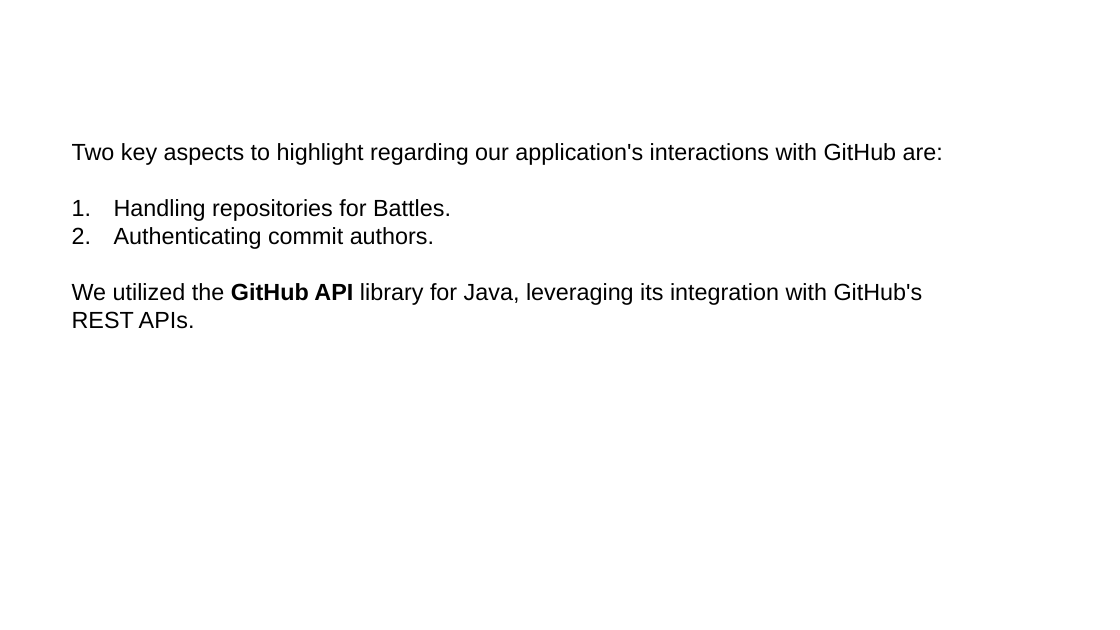
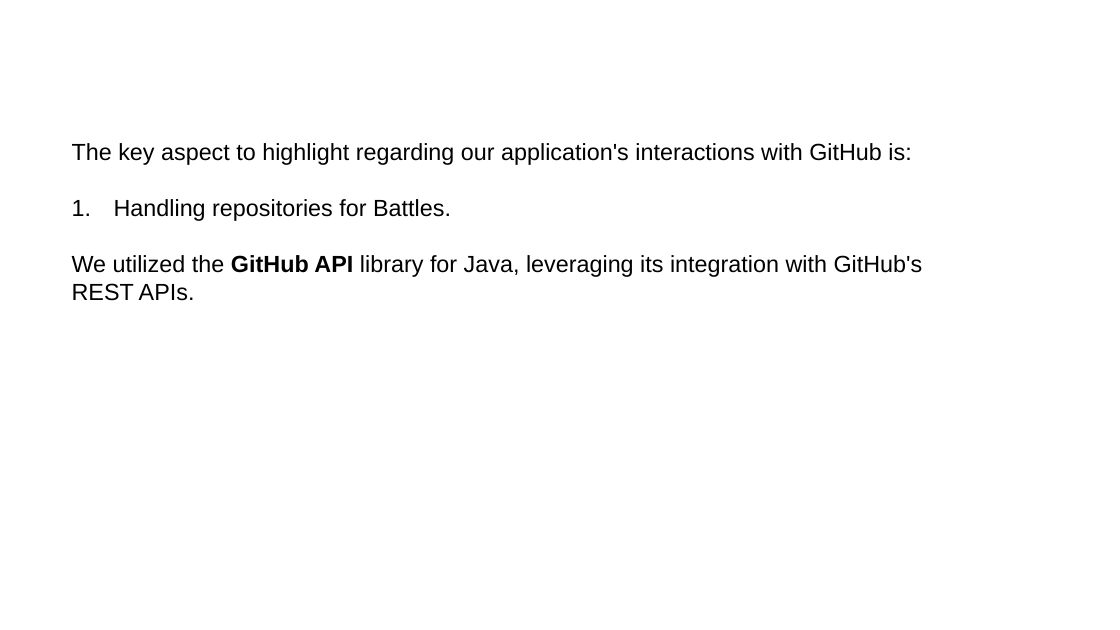
Before and after one commit to peetceenatoo/software-lifecycle, a slide deck: slide 17 of Slides/Slides.pptx. Drawn at 1120x630 pixels with LibreOffice and Linux fonts; fonts in the diff are those of the drawing; background and template pictures are left out. Boxes give left, top, right and bottom in pixels: in the first picture for what was removed or moved away, otherwise in the second. Text is boxed around its words. In the diff, an @@ line names an element or a change of style, - is before the commit and + after.

Commit message:
final commit with slides

```diff
--- a/Slides/Slides.pptx
+++ b/Slides/Slides.pptx
@@ text at [72,143,911,165]: text changed @@
-Two key aspects to highlight regarding our application's interactions with GitHub are:
+The key aspect to highlight regarding our application's interactions with GitHub is:
@@ text at [114,227,434,249]: paragraph removed @@
-2. Authenticating commit authors.
```
Also in this commit, not shown: 3 other slides changed.
